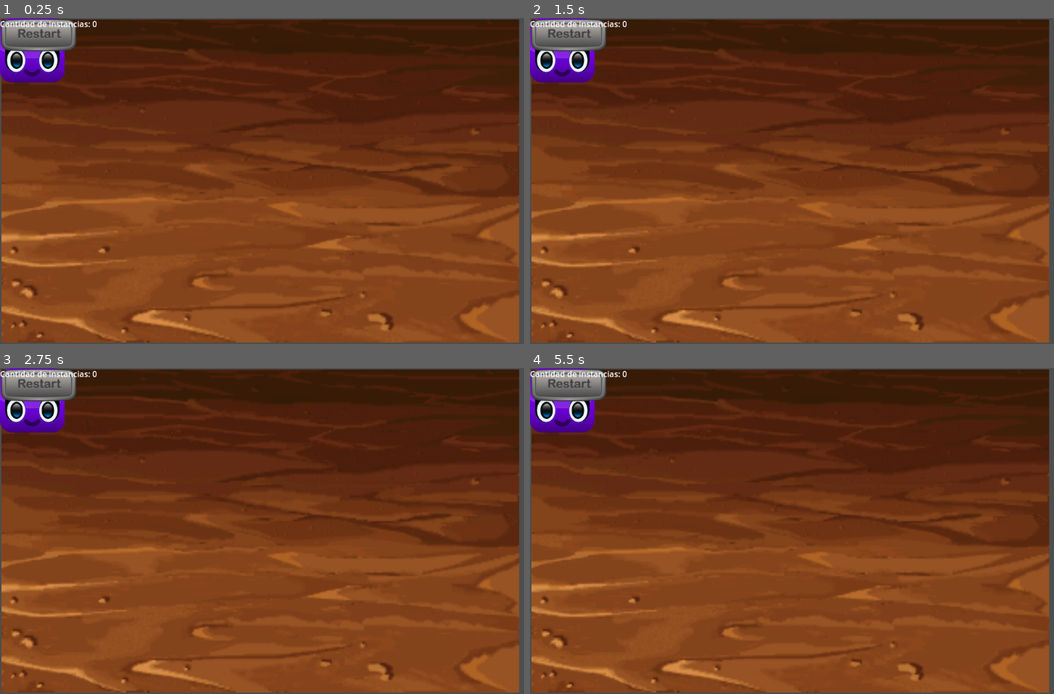
Above: before the commit, frames 1-4 (two rows, left to right).
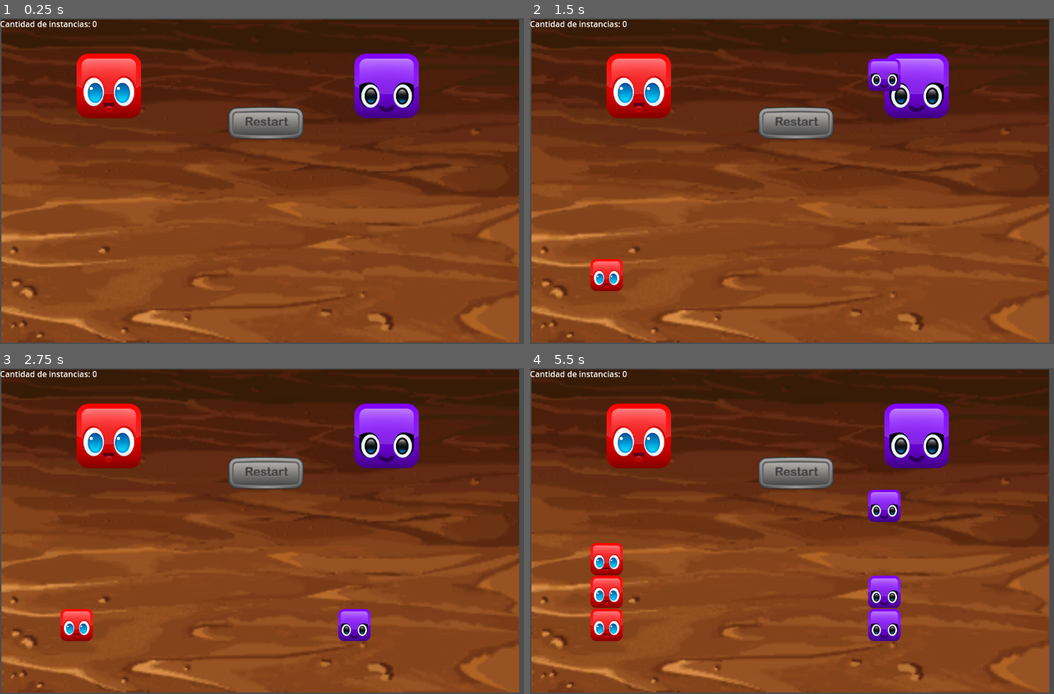
Above: after the commit, the same moments.

Repository: damian1ilin/ejercicio_senales
Game: Godot game, scene res://scenes/Menu/Menu.tscn
Two runs of this game, one before a commit and one after it. Both use one fixed random seed, a clock stepped at 60 frames per second and the inputs below.
Inputs (mouse positions are in pixels of both pictures, inside the frame that each line leads up to; where the layout moved, square brackets give the same spot in the first picture):
- Up to frame 1 (0.25 s): no input
- Up to frame 2 (1.5 s): click (640, 86) [561, 50] at 0.5 s; click (917, 86) [561, 50] at 1.25 s
- Up to frame 3 (2.75 s): click (267, 472) [36, 384] at 2 s
- Up to frame 4 (5.5 s): click (640, 436) [561, 400] at 2.75 s; click (917, 436) [561, 400] at 3.5 s; click (640, 436) [561, 400] at 4.25 s; click (917, 436) [561, 400] at 5 s

The runs differ from the first frame. In frame 1, 8.7% of the frame differs, in the area x 0-81%, y 0-38%; in frame 2, 9.6%; in frame 3, 9.9%; in frame 4, 12%, in the area x 0-81%, y 0-84%.

Commit message:
2- Creada función para generar bloques
Creada la función para generar bloques en ambos generadores, de su respectivo color.

Diff:
--- a/scenes/Blocks/Red/BlockRed.tscn
+++ b/scenes/Blocks/Red/BlockRed.tscn
@@ -1,16 +1,16 @@
-[gd_scene load_steps=3 format=2]
+[gd_scene load_steps=3 format=3 uid="uid://bndqg22ahbiql"]
 
-[ext_resource path="res://assets/block_red.png" type="Texture" id=1]
+[ext_resource type="Texture2D" uid="uid://7icqglxkk1u1" path="res://assets/block_red.png" id="1"]
 
-[sub_resource type="CircleShape2D" id=1]
+[sub_resource type="CircleShape2D" id="1"]
 radius = 32.903
 
 [node name="BlockRed" type="RigidBody2D"]
 gravity_scale = 2.0
 
-[node name="Sprite" type="Sprite" parent="."]
-scale = Vector2( 0.5, 0.5 )
-texture = ExtResource( 1 )
+[node name="Sprite" type="Sprite2D" parent="."]
+scale = Vector2(0.5, 0.5)
+texture = ExtResource("1")
 
 [node name="Collision" type="CollisionShape2D" parent="."]
-shape = SubResource( 1 )
+shape = SubResource("1")
--- a/scenes/Blocks/Violet/BlockViolet.tscn
+++ b/scenes/Blocks/Violet/BlockViolet.tscn
@@ -1,16 +1,16 @@
-[gd_scene load_steps=3 format=2]
+[gd_scene load_steps=3 format=3 uid="uid://cu0f3pt01u055"]
 
-[ext_resource path="res://assets/block_violet.png" type="Texture" id=1]
+[ext_resource type="Texture2D" uid="uid://c0f3vvctal5va" path="res://assets/block_violet.png" id="1"]
 
-[sub_resource type="CircleShape2D" id=1]
+[sub_resource type="CircleShape2D" id="1"]
 radius = 32.903
 
 [node name="BlockRed" type="RigidBody2D"]
 gravity_scale = 2.0
 
-[node name="Sprite" type="Sprite" parent="."]
-scale = Vector2( 0.5, 0.5 )
-texture = ExtResource( 1 )
+[node name="Sprite" type="Sprite2D" parent="."]
+scale = Vector2(0.5, 0.5)
+texture = ExtResource("1")
 
 [node name="Collision" type="CollisionShape2D" parent="."]
-shape = SubResource( 1 )
+shape = SubResource("1")
--- a/scenes/Buttons/RedGenerator/RedGenerator.gd
+++ b/scenes/Buttons/RedGenerator/RedGenerator.gd
@@ -1,5 +1,6 @@
 extends TextureButton
 
+var bloque = preload("res://scenes/Blocks/Red/BlockRed.tscn")
 
 # Called when the node enters the scene tree for the first time.
 func _ready():
@@ -12,4 +13,8 @@
 
 
 func _on_button_down():
-	pass # Replace with function body.
+	generate_block() # Replace with function body.
+
+func generate_block():
+	var instance = bloque.instantiate()
+	add_child(instance)
--- a/scenes/Buttons/VioletGenerator/VioletGenerator.gd
+++ b/scenes/Buttons/VioletGenerator/VioletGenerator.gd
@@ -1,5 +1,6 @@
 extends TextureButton
 
+var bloque = preload("res://scenes/Blocks/Violet/BlockViolet.tscn")
 
 # Called when the node enters the scene tree for the first time.
 func _ready():
@@ -12,4 +13,8 @@
 
 
 func _on_button_down():
-	pass # Replace with function body.
+	generate_block() # Replace with function body.
+
+func generate_block():
+	var instance = bloque.instantiate()
+	add_child(instance)
--- a/scenes/Menu/Menu.tscn
+++ b/scenes/Menu/Menu.tscn
@@ -1,53 +1,46 @@
-[gd_scene load_steps=7 format=2]
+[gd_scene load_steps=7 format=3 uid="uid://b7f6kqeexs1t"]
 
-[ext_resource path="res://assets/background.png" type="Texture" id=1]
-[ext_resource path="res://scenes/Buttons/VioletGenerator/VioletGenerator.tscn" type="PackedScene" id=2]
-[ext_resource path="res://scenes/Buttons/RedGenerator/RedGenerator.tscn" type="PackedScene" id=3]
-[ext_resource path="res://scenes/Buttons/Reset/Reset.tscn" type="PackedScene" id=4]
-[ext_resource path="res://scenes/Menu/Menu.gd" type="Script" id=5]
+[ext_resource type="Texture2D" uid="uid://dgcw0vs3drey1" path="res://assets/background.png" id="1"]
+[ext_resource type="PackedScene" uid="uid://bc0b2hu4txk14" path="res://scenes/Buttons/VioletGenerator/VioletGenerator.tscn" id="2"]
+[ext_resource type="PackedScene" uid="uid://nwbl03ueqyor" path="res://scenes/Buttons/RedGenerator/RedGenerator.tscn" id="3"]
+[ext_resource type="PackedScene" path="res://scenes/Buttons/Reset/Reset.tscn" id="4"]
+[ext_resource type="Script" path="res://scenes/Menu/Menu.gd" id="5"]
 
-[sub_resource type="RectangleShape2D" id=1]
-extents = Vector2( 759.99, 33.6962 )
+[sub_resource type="RectangleShape2D" id="1"]
+size = Vector2(1519.98, 67.3924)
 
 [node name="Menu" type="Node2D"]
-script = ExtResource( 5 )
+script = ExtResource("5")
 
-[node name="Background" type="Sprite" parent="."]
-position = Vector2( 516.671, 323.633 )
-scale = Vector2( 3.2109, 3.2109 )
-texture = ExtResource( 1 )
+[node name="Background" type="Sprite2D" parent="."]
+position = Vector2(516.671, 323.633)
+scale = Vector2(3.2109, 3.2109)
+texture = ExtResource("1")
 
-[node name="RedGenerator" parent="." instance=ExtResource( 3 )]
-margin_left = 102.116
-margin_top = 72.2393
-margin_right = 230.116
-margin_bottom = 200.239
+[node name="RedGenerator" parent="." instance=ExtResource("3")]
+offset_left = 152.0
+offset_top = 71.0
+offset_right = 280.0
+offset_bottom = 199.0
 
-[node name="VioletGenerator" parent="." instance=ExtResource( 2 )]
-margin_left = 772.557
-margin_top = 67.459
-margin_right = 900.557
-margin_bottom = 195.459
+[node name="VioletGenerator" parent="." instance=ExtResource("2")]
+offset_left = 703.0
+offset_top = 71.0
+offset_right = 831.0
+offset_bottom = 199.0
 
-[node name="Reset" parent="." instance=ExtResource( 4 )]
-margin_left = 430.229
-margin_top = 246.187
-margin_right = 582.229
-margin_bottom = 313.187
+[node name="Reset" parent="." instance=ExtResource("4")]
+offset_left = 451.0
+offset_top = 175.0
+offset_right = 603.0
+offset_bottom = 242.0
 
 [node name="Floor" type="StaticBody2D" parent="."]
-position = Vector2( 513.885, 577.225 )
+position = Vector2(513.885, 577.225)
 
 [node name="Collision" type="CollisionShape2D" parent="Floor"]
-shape = SubResource( 1 )
+shape = SubResource("1")
 
 [node name="CountLabel" type="Label" parent="."]
-margin_left = 427.84
-margin_top = 215.115
-margin_right = 628.84
-margin_bottom = 246.115
 text = "Cantidad de Instancias:
 "
-__meta__ = {
-"_edit_use_anchors_": false
-}
